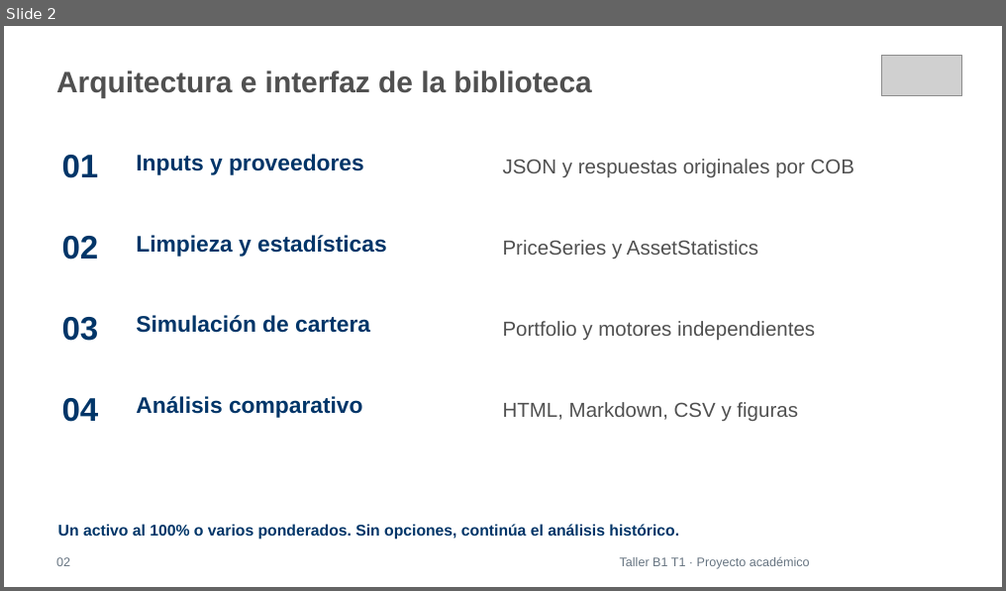
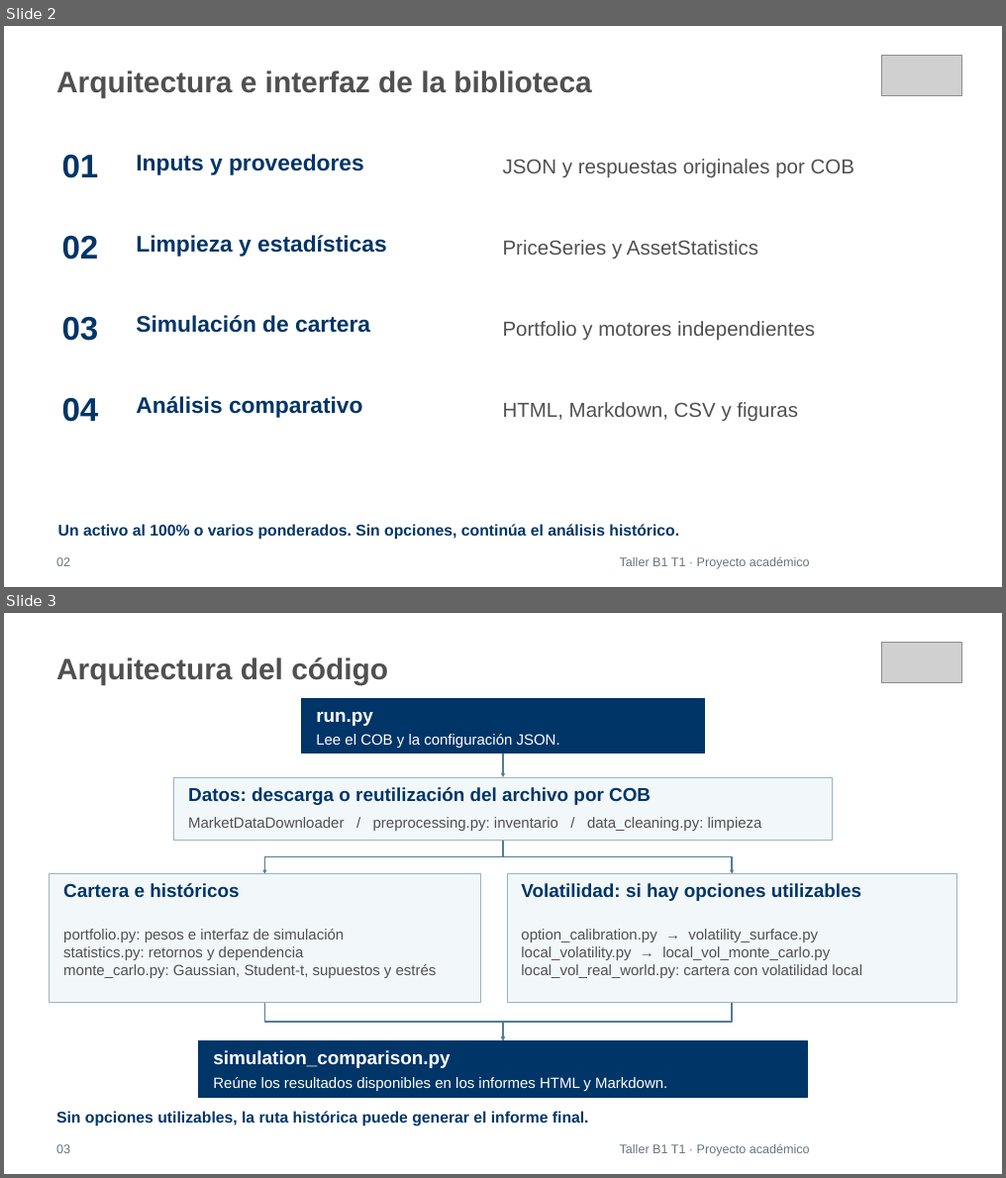
Before and after one commit to francescocpl91/BME_Workshop1, a slide deck: presentacion/BME_Taller1_propuesta_13_diapositivas.pptx. Shown one above the other, each under a label of ours: slide 2 before the commit, slides 2 and 3 after it. The pictures are 1006x591 and 1006x1178 pixels, drawn with LibreOffice and Linux fonts; fonts in the diff are those of the drawing; grey boxes stand for pictures. Boxes give left, top, right and bottom in pixels: in the first picture for what was removed or moved away, otherwise in the second. Text is boxed around its words. In the diff, an @@ line names an element or a change of style, - is before the commit and + after.

```diff
--- a/presentacion/BME_Taller1_propuesta_13_diapositivas.pptx
+++ b/presentacion/BME_Taller1_propuesta_13_diapositivas.pptx
@@ slide 3 added at box(4, 613, 1002, 1174), background #FFFFFF @@
@@ text added at box(56, 658, 388, 684), 28.5 pt, text #505050, bold @@
+Arquitectura del código
@@ picture added at box(881, 643, 962, 683) @@
@@ rectangle added at box(302, 699, 705, 754), fill #003568, outline #003568 0.75 pt @@
@@ text added at box(316, 712, 373, 726), 18 pt, text #FFFFFF, bold @@
+run.py
@@ text added at box(316, 734, 560, 748), 14.2 pt, text #FFFFFF @@
+Lee el COB y la configuración JSON.
@@ arrow added from (503, 754) to (503, 777), #537B94 1.5 pt @@
@@ rectangle added at box(174, 777, 832, 840), fill #F2F7FA, outline #96B3C5 0.75 pt @@
@@ text added at box(188, 787, 650, 805), 18 pt, text #003568, bold @@
+Datos: descarga o reutilización del archivo por COB
@@ text added at box(188, 817, 762, 831), 14.2 pt, text #505050 @@
+MarketDataDownloader / preprocessing.py: inventario / data_cleaning.py: limpieza
@@ elbow arrow added from (503, 840) to (264, 874), #537B94 1.5 pt @@
@@ elbow arrow added from (503, 840) to (732, 874), #537B94 1.5 pt @@
@@ rectangle added at box(49, 874, 480, 1003), fill #F2F7FA, outline #96B3C5 0.75 pt @@
@@ rectangle added at box(507, 874, 957, 1003), fill #F2F7FA, outline #96B3C5 0.75 pt @@
@@ text added at box(63, 883, 239, 898), 18 pt, text #003568, bold @@
+Cartera e históricos
@@ text added at box(521, 883, 861, 901), 18 pt, text #003568, bold @@
+Volatilidad: si hay opciones utilizables
@@ text added at box(63, 929, 437, 978), 14.2 pt, text #505050 @@
+portfolio.py: pesos e interfaz de simulación
+statistics.py: retornos y dependencia
+monte_carlo.py: Gaussian, Student-t, supuestos y estrés
@@ text added at box(521, 929, 862, 978), 14.2 pt, text #505050 @@
+option_calibration.py → volatility_surface.py
+local_volatility.py → local_vol_monte_carlo.py
+local_vol_real_world.py: cartera con volatilidad local
@@ elbow arrow added from (264, 1003) to (503, 1042), #537B94 1.5 pt @@
@@ elbow arrow added from (732, 1003) to (503, 1042), #537B94 1.5 pt @@
@@ rectangle added at box(199, 1042, 807, 1098), fill #003568, outline #003568 0.75 pt @@
@@ text added at box(213, 1051, 450, 1068), 18 pt, text #FFFFFF, bold @@
+simulation_comparison.py
@@ text added at box(213, 1077, 667, 1091), 14.2 pt, text #FFFFFF @@
+Reúne los resultados disponibles en los informes HTML y Markdown.
@@ text added at box(56, 1111, 589, 1127), 15 pt, text #003568, bold @@
+Sin opciones utilizables, la ruta histórica puede generar el informe final.
@@ text added at box(56, 1145, 70, 1154), 12 pt, text #667481 @@
+03
@@ text added at box(620, 1144, 810, 1157), 12 pt, text #667481 @@
+Taller B1 T1 · Proyecto académico
```
Also in this commit, not shown: 11 slides changed, 1 other file.
